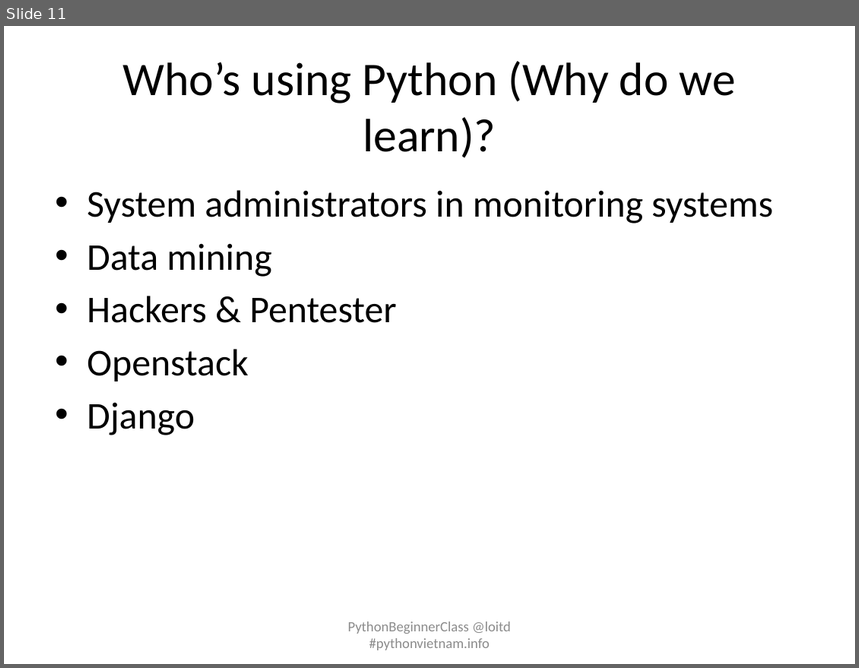
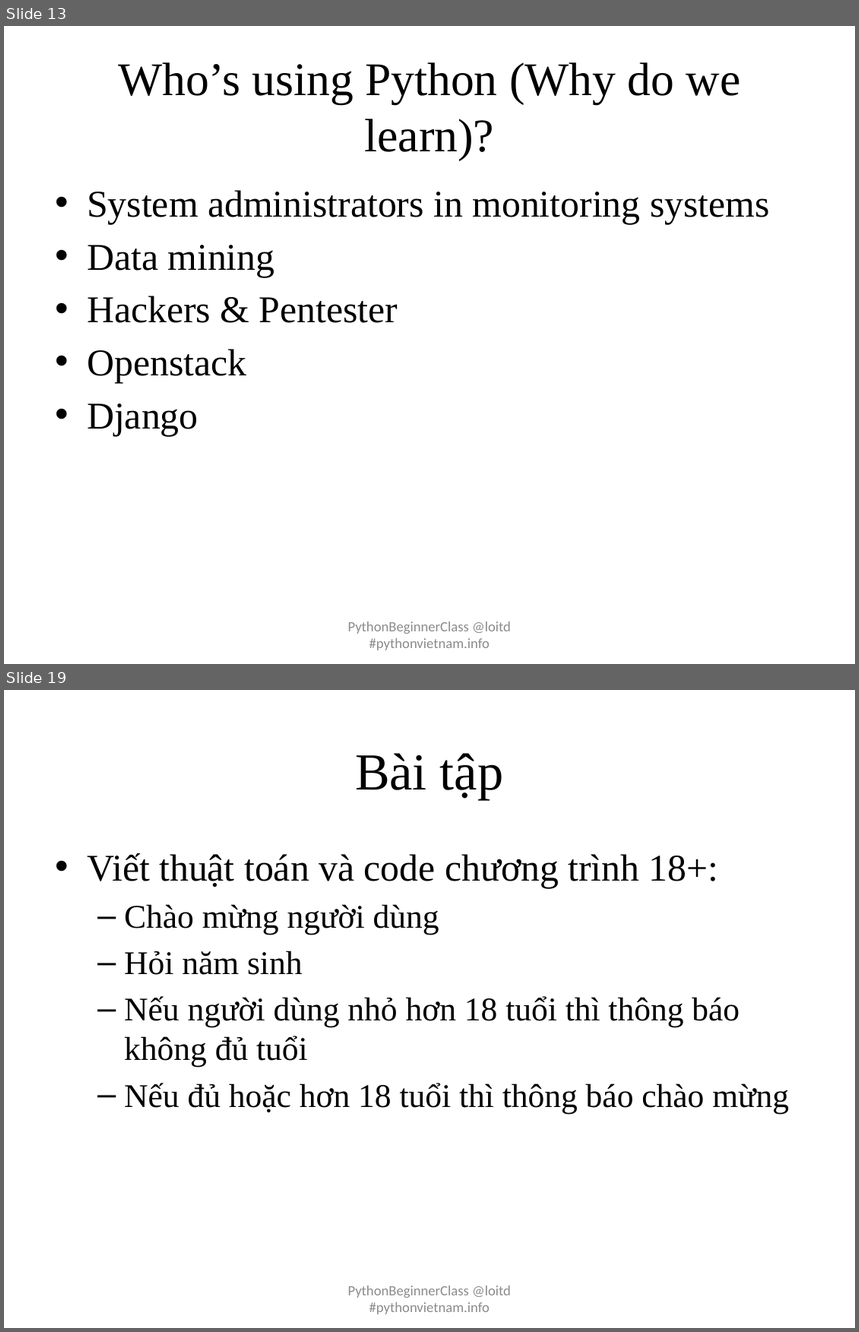
Before and after one commit to pythonvietnam/pbc032015, a slide deck: pbc-day-01-introduction.pptx. Shown one above the other, each under a label of ours: slide 11 before the commit, slides 13 and 19 after it; the slides between them are not shown. The pictures are 859x668 and 859x1332 pixels, drawn with LibreOffice and Linux fonts; fonts in the diff are those of the drawing. Boxes give left, top, right and bottom in pixels: in the first picture for what was removed or moved away, otherwise in the second. Text is boxed around its words. In the diff, an @@ line names an element or a change of style, - is before the commit and + after.

```diff
--- a/pbc-day-01-introduction.pptx
+++ b/pbc-day-01-introduction.pptx
@@ slide 19 added at (4,690,855,1328), background #FFFFFF @@
@@ title added at (355,753,504,799), 44 pt, text #000000 @@
+Bài tập
@@ text added at (87,853,789,1113), 28 pt, text #000000 @@
+• Viết thuật toán và code chương trình 18+:
+  – Chào mừng người dùng
+  – Hỏi năm sinh
+  – Nếu người dùng nhỏ hơn 18 tuổi thì thông báo không đủ tuổi
+  – Nếu đủ hoặc hơn 18 tuổi thì thông báo chào mừng
@@ text added at (348,1286,511,1315), 12 pt, text #8C8C8C @@
+PythonBeginnerClass @loitd #pythonvietnam.info
@@ what was slide 11 is now slide 13 @@
@@ slide 13 changed as well @@
@@ title "Who’s using Python (Why do ..." at (118,62,741,160): font Calibri to Times New Roman @@
@@ text "System administrators in monitoring systems" at (87,190,770,436): font Calibri to Times New Roman @@
```
Also in this commit, not shown: 12 other slides changed, 5 other slides added, 2 slides removed, 1 other file.
